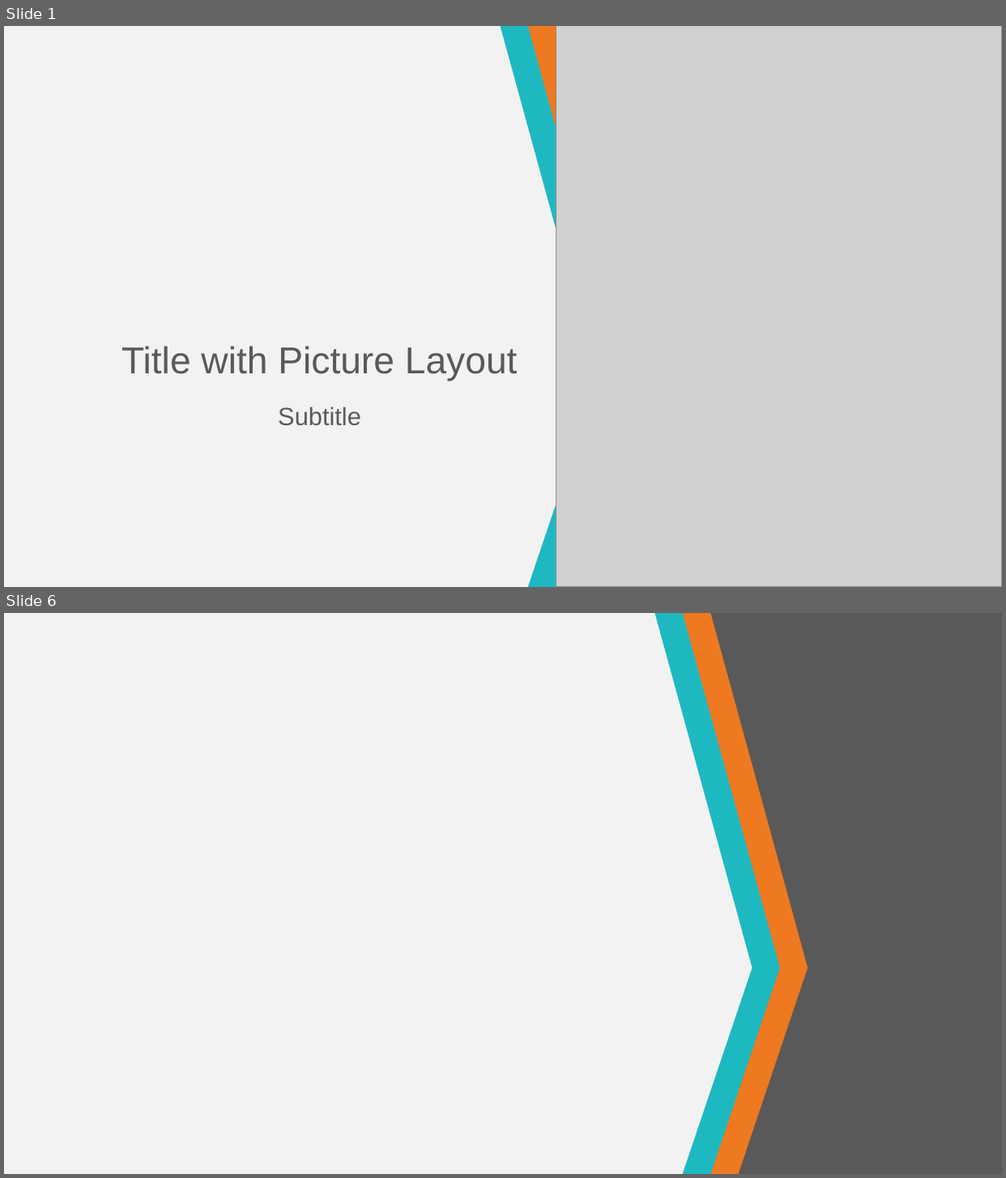
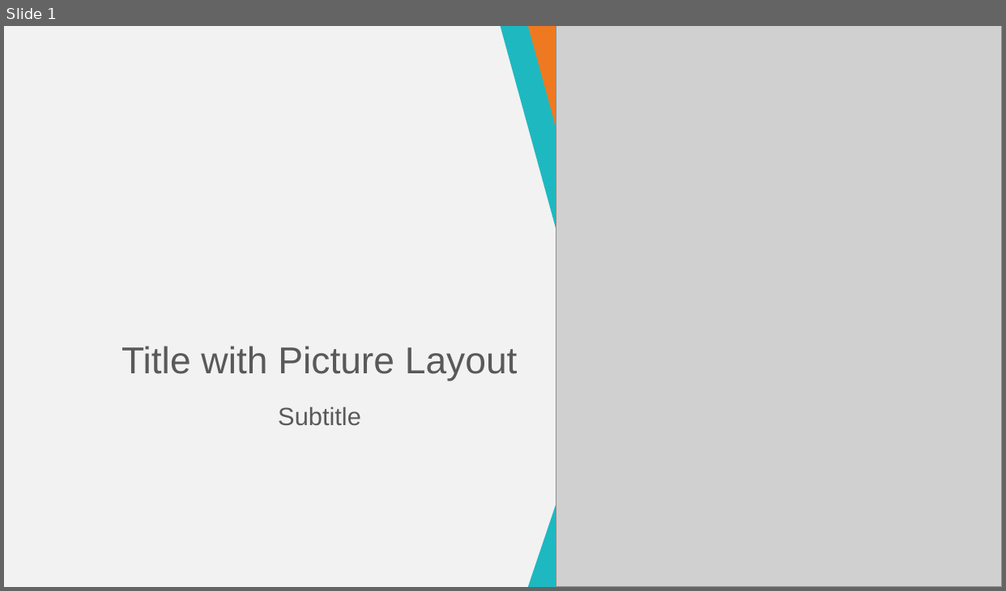
Before and after one commit to jeffryang24/RouterMaya, a slide deck: PPT/Template/Tabloid Router Maya.potx. Shown one above the other, each under a label of ours: slides 1 and 6 before the commit, slide 1 after it; the slides between them are not shown. The pictures are 1006x1178 and 1006x591 pixels, drawn with LibreOffice and Linux fonts; fonts in the diff are those of the drawing; grey boxes stand for pictures; background and template pictures are left out. Boxes give left, top, right and bottom in pixels: in the first picture for what was removed or moved away, otherwise in the second. Text is boxed around its words. In the diff, an @@ line names an element or a change of style, - is before the commit and + after.

```diff
--- a/PPT/Template/Tabloid Router Maya.potx
+++ b/PPT/Template/Tabloid Router Maya.potx
@@ slide 6 removed at [4,613,1002,1174], background #F2F2F2 @@
@@ freeform shape removed at [654,613,780,1174] @@
@@ freeform shape removed at [671,613,808,1174] @@
@@ freeform shape removed at [694,613,1002,1174] @@
```
Also in this commit, not shown: 4 slides changed, 6 slides added, 5 other slides removed.
